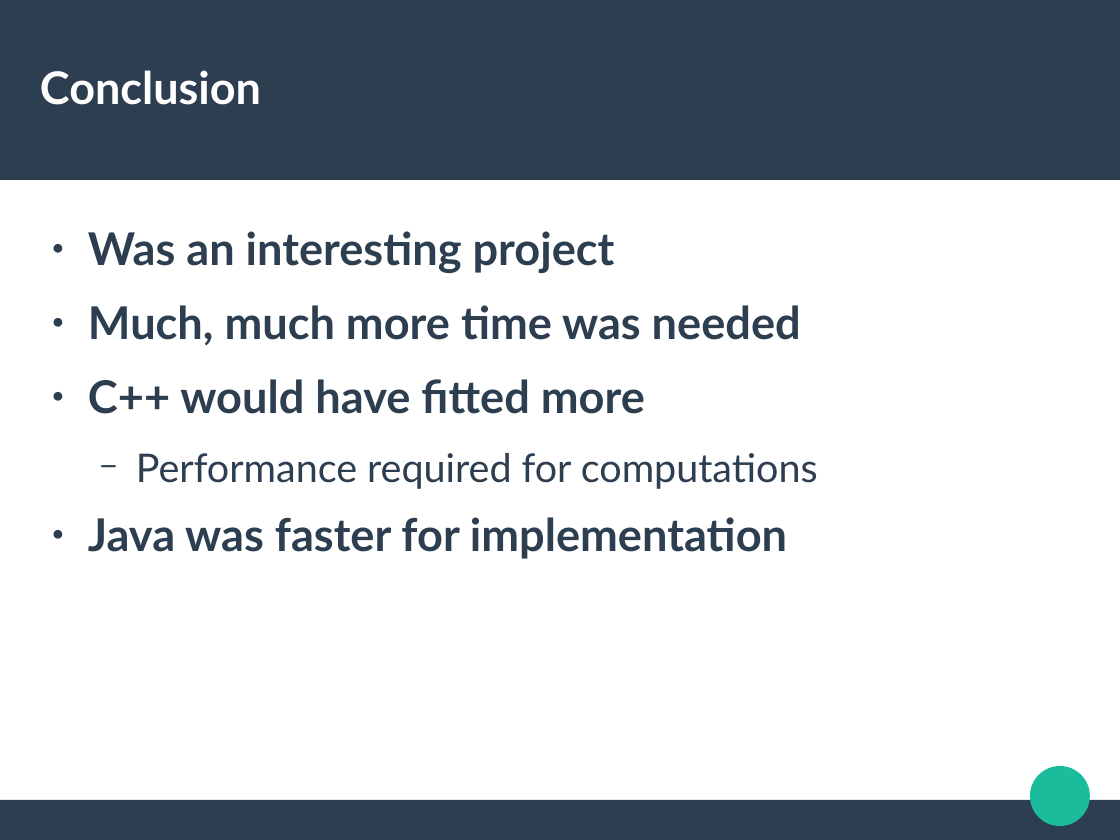
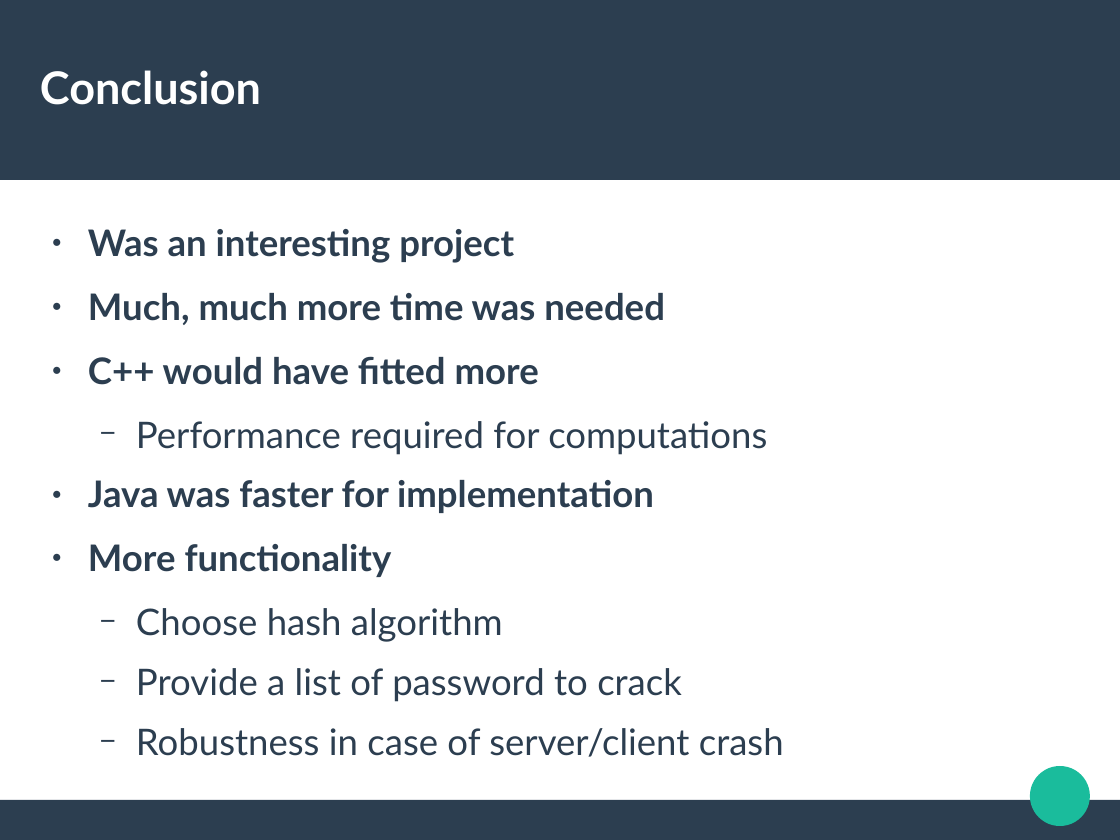
Before and after one commit to trandinhkhoa/distributed-system-project, a slide deck: slide 14 of presentation/defense.odp. Drawn at 1120x840 pixels with LibreOffice and Linux fonts; fonts in the diff are those of the drawing. Boxes give left, top, right and bottom in pixels: in the first picture for what was removed or moved away, otherwise in the second. Text is boxed around its words. In the diff, an @@ line names an element or a change of style, - is before the commit and + after.

Commit message:
Final prez

```diff
--- a/presentation/defense.odp
+++ b/presentation/defense.odp
@@ text at (88,229,767,513): size 32 to 25.9 pt in "Was an interesting project", "Much, much more time was needed", "C++ would have fitted more", "Java was faster for implementation"; size 28 to 25.9 pt in "Performance required for computations" @@
@@ text at (88,544,784,757): paragraphs added @@
+● More functionality
+  − Choose hash algorithm
+  − Provide a list of password to crack
+  − Robustness in case of server/client crash
```
